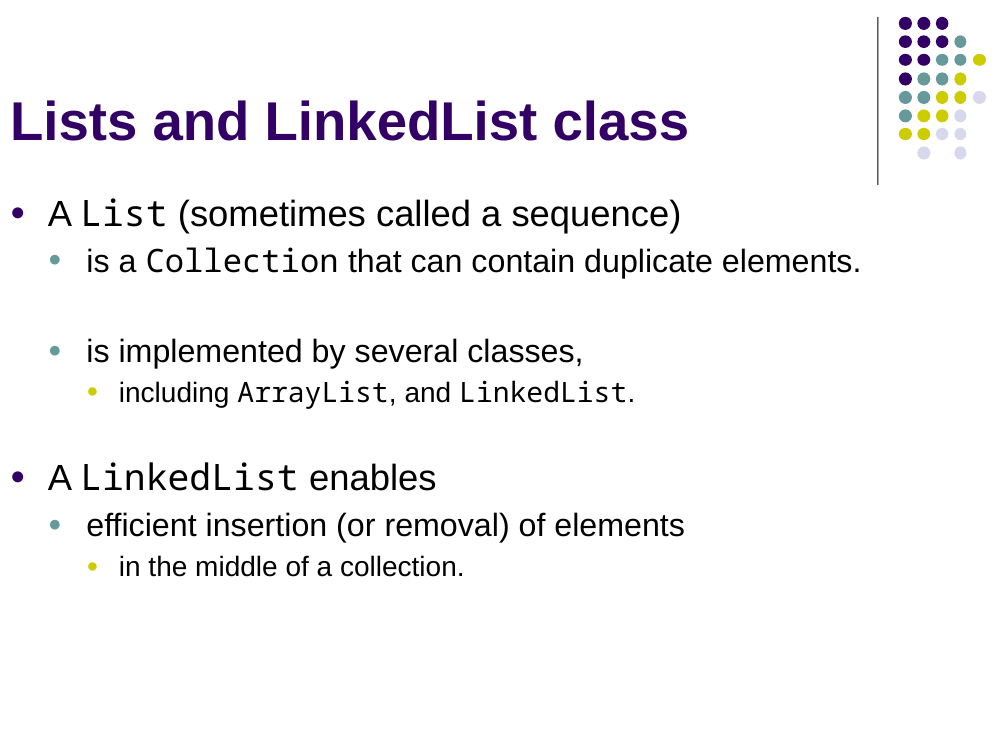
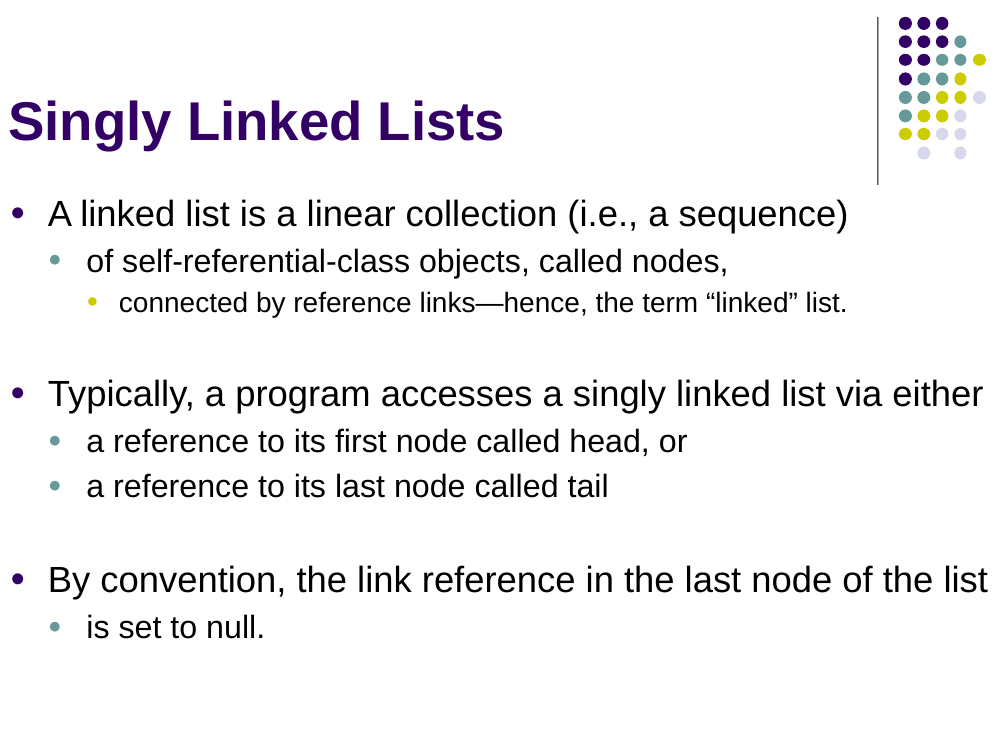
Before and after one commit to wissamfawaz/lau-coe312-data-structures, a slide deck: slide 4 of slides/Lecture13.pptx (slide 10 before the commit). Drawn at 1008x756 pixels with LibreOffice and Linux fonts; fonts in the diff are those of the drawing. Boxes give left, top, right and bottom in pixels: in the first picture for what was removed or moved away, otherwise in the second. Text is boxed around its words. In the diff, an @@ line names an element or a change of style, - is before the commit and + after.

Commit message:
Uploaded XML ppt slides

```diff
--- a/slides/Lecture13.pptx
+++ b/slides/Lecture13.pptx
@@ title at [8,100,505,150]: text changed @@
-Lists and LinkedList class
+Singly Linked Lists
@@ text at [48,199,988,639]: text changed; size 23 to 26 pt @@
-● A List (sometimes called a sequence)
-  ● is a Collection that can contain duplicate elements.
-  ● is implemented by several classes,
-    ● including ArrayList, and LinkedList.
-● A LinkedList enables
-  ● efficient insertion (or removal) of elements
-    ● in the middle of a collection.
+● A linked list is a linear collection (i.e., a sequence)
+  ● of self-referential-class objects, called nodes,
+    ● connected by reference links—hence, the term “linked” list.
+● Typically, a program accesses a singly linked list via either
+  ● a reference to its first node called head, or
+  ● a reference to its last node called tail
+● By convention, the link reference in the last node of the list
+  ● is set to null.
```
Also in this commit, not shown: 15 slides added, 14 slides removed, 12 other files.
